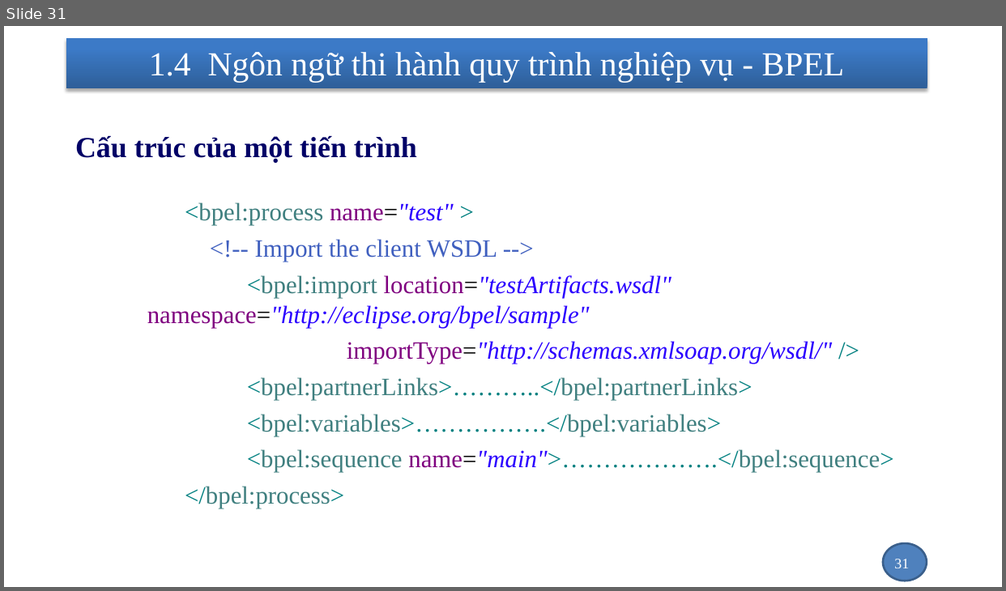
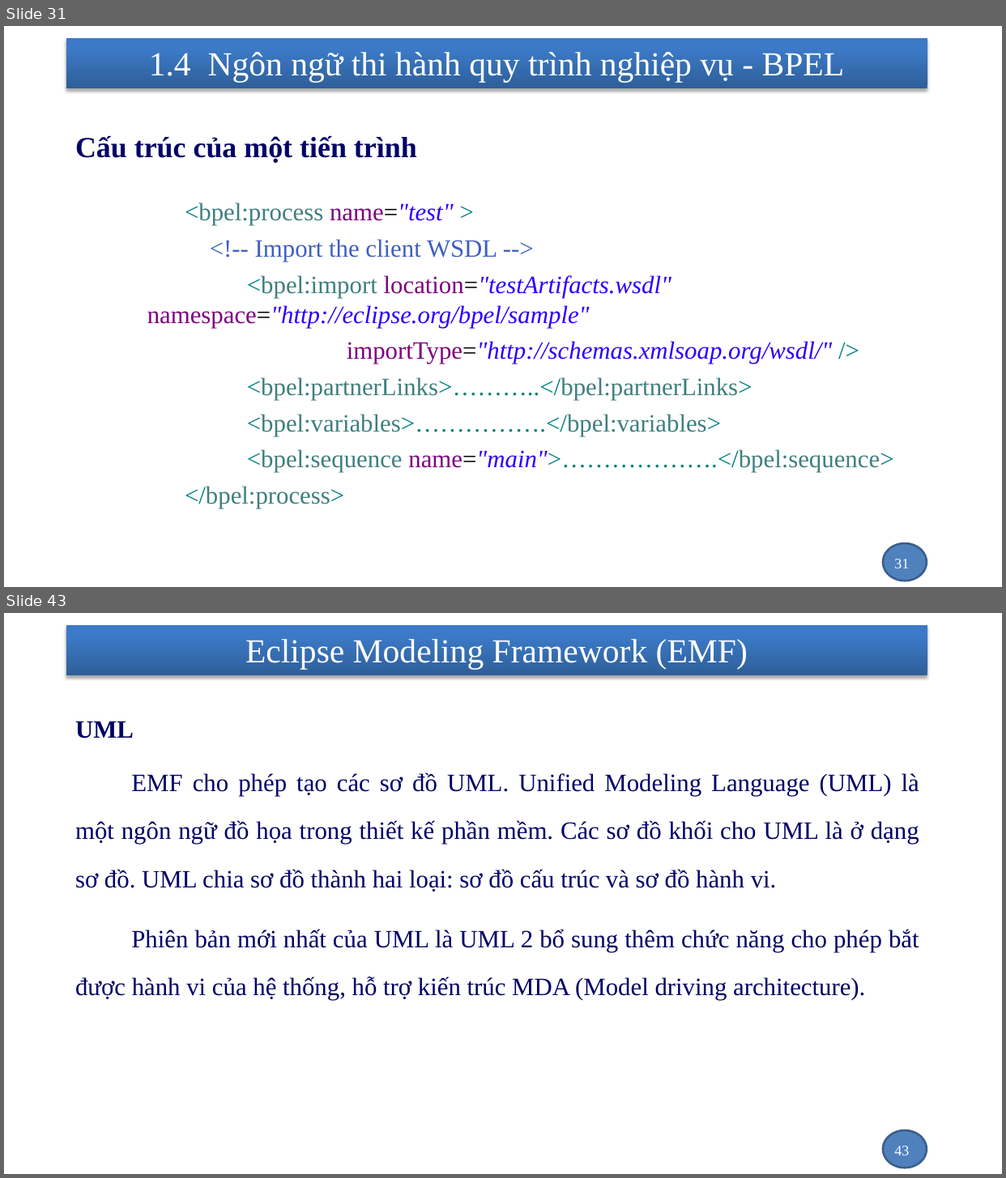
Before and after one commit to nhanhnt/LUANVAN, a slide deck: WORD/luanvan_nhanhnt_ver1.pptx. Shown one above the other, each under a label of ours: slide 31 before the commit, slides 31 and 43 after it; the slides between them are not shown. The pictures are 1006x591 and 1006x1178 pixels, drawn with LibreOffice and Linux fonts; fonts in the diff are those of the drawing; background and template pictures are left out. Boxes give left, top, right and bottom in pixels: in the first picture for what was removed or moved away, otherwise in the second. Text is boxed around its words. In the diff, an @@ line names an element or a change of style, - is before the commit and + after.

```diff
--- a/WORD/luanvan_nhanhnt_ver1.pptx
+++ b/WORD/luanvan_nhanhnt_ver1.pptx
@@ slide 43 added at [4,613,1002,1174], background picture (left out); not listed: 2 template elements that a slide beside it also shows @@
@@ title added at [245,639,748,670], 32.4 pt, text #FFFFFF @@
+Eclipse Modeling Framework (EMF)
@@ text added at [75,721,919,1000], 24 pt, text #000066 @@
+    UML
+    EMF cho phép tạo các sơ đồ UML. Unified Modeling Language (UML) là một ngôn ngữ đồ họa trong thiết kế phần mềm. Các sơ đồ khối cho UML là ở dạng sơ đồ. UML chia sơ đồ thành hai loại: sơ đồ cấu trúc và sơ đồ hành vi.
+    Phiên bản mới nhất của UML là UML 2 bổ sung thêm chức năng cho phép bắt được hành vi của hệ thống, hỗ trợ kiến trúc MDA (Model driving architecture).
@@ page number added at [894,1146,909,1156], 14 pt, text #FFFFFF @@
+43
```
Also in this commit, not shown: 1 slide changed, 11 other slides added, 1 slide removed, 1 other file.
